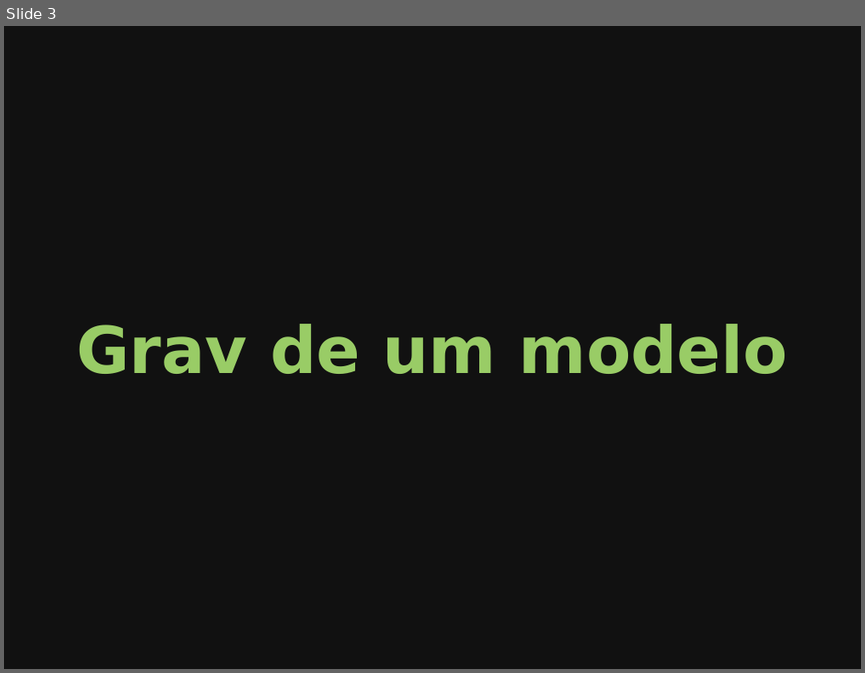
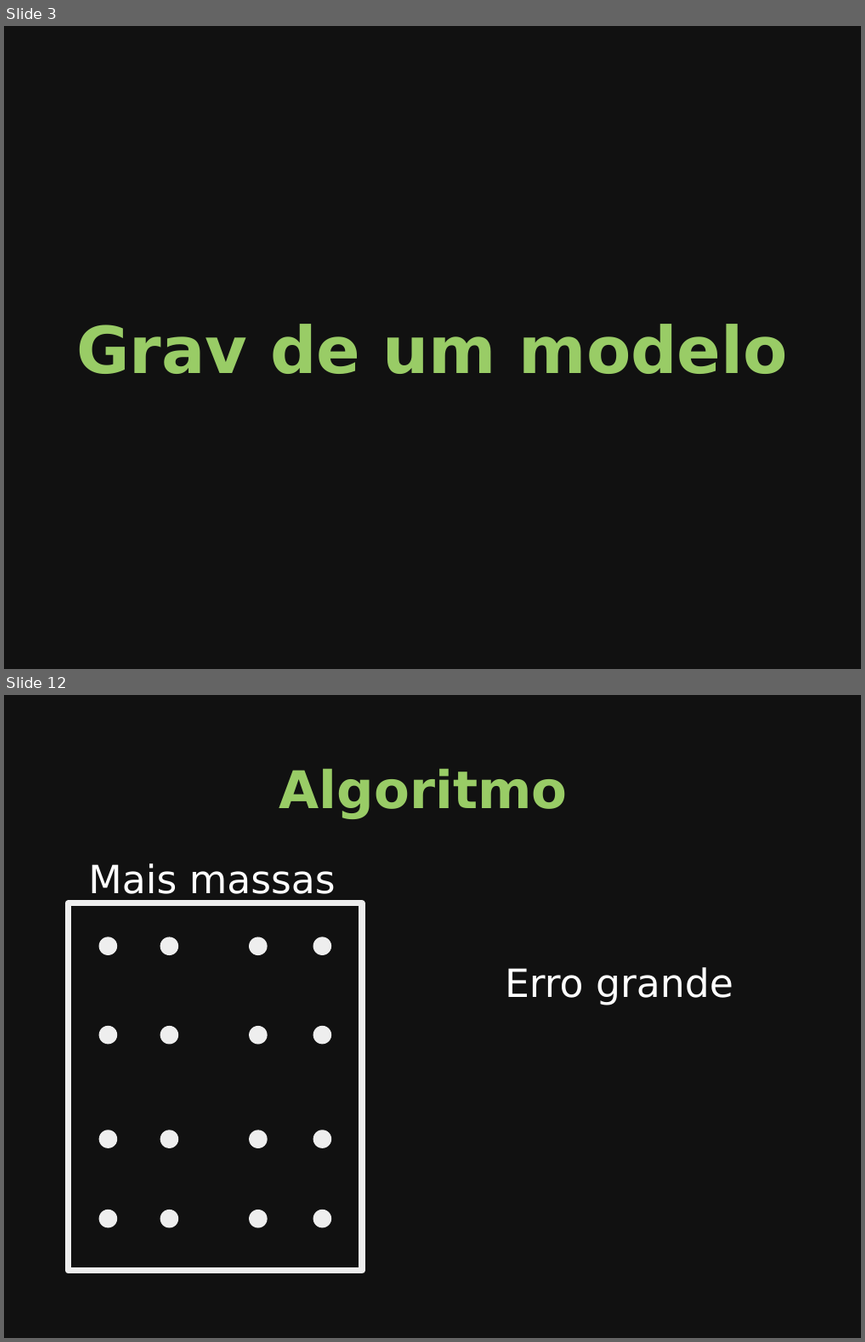
Before and after one commit to leouieda/seminario-on-2014, a slide deck: slides.odp. Shown one above the other, each under a label of ours: slide 3 before the commit, slides 3 and 12 after it; the slides between them are not shown. The pictures are 865x673 and 865x1342 pixels, drawn with LibreOffice and Linux fonts; fonts in the diff are those of the drawing. Boxes give left, top, right and bottom in pixels: in the first picture for what was removed or moved away, otherwise in the second. Text is boxed around its words. In the diff, an @@ line names an element or a change of style, - is before the commit and + after.

```diff
--- a/slides.odp
+++ b/slides.odp
@@ slide 12 added at (4, 695, 861, 1338), background #111111 @@
@@ title added at (279, 768, 568, 818), 48 pt, text #99CC66, bold @@
+Algoritmo
@@ text added at (88, 863, 336, 902), 36 pt, text #FFFFFF @@
+Mais massas
@@ rectangle added at (69, 903, 363, 1270), outline #EEEEEE 5.67 pt @@
@@ ellipse added at (99, 936, 118, 955), fill #EEEEEE @@
@@ ellipse added at (160, 936, 179, 955), fill #EEEEEE @@
@@ ellipse added at (249, 936, 268, 955), fill #EEEEEE @@
@@ ellipse added at (313, 936, 332, 955), fill #EEEEEE @@
@@ text added at (505, 967, 733, 1005), 36 pt, text #FFFFFF @@
+Erro grande
@@ ellipse added at (99, 1026, 118, 1044), fill #EEEEEE @@
@@ ellipse added at (160, 1026, 179, 1044), fill #EEEEEE @@
@@ ellipse added at (249, 1026, 268, 1044), fill #EEEEEE @@
@@ ellipse added at (313, 1026, 332, 1044), fill #EEEEEE @@
@@ ellipse added at (99, 1129, 118, 1148), fill #EEEEEE @@
@@ ellipse added at (160, 1129, 179, 1148), fill #EEEEEE @@
@@ ellipse added at (249, 1129, 268, 1148), fill #EEEEEE @@
@@ ellipse added at (313, 1129, 332, 1148), fill #EEEEEE @@
@@ ellipse added at (99, 1209, 118, 1228), fill #EEEEEE @@
@@ ellipse added at (160, 1210, 179, 1228), fill #EEEEEE @@
@@ ellipse added at (249, 1210, 268, 1228), fill #EEEEEE @@
@@ ellipse added at (313, 1209, 332, 1228), fill #EEEEEE @@
```
Also in this commit, not shown: 7 slides changed, 24 other slides added, 1 slide removed, 1 other file.
